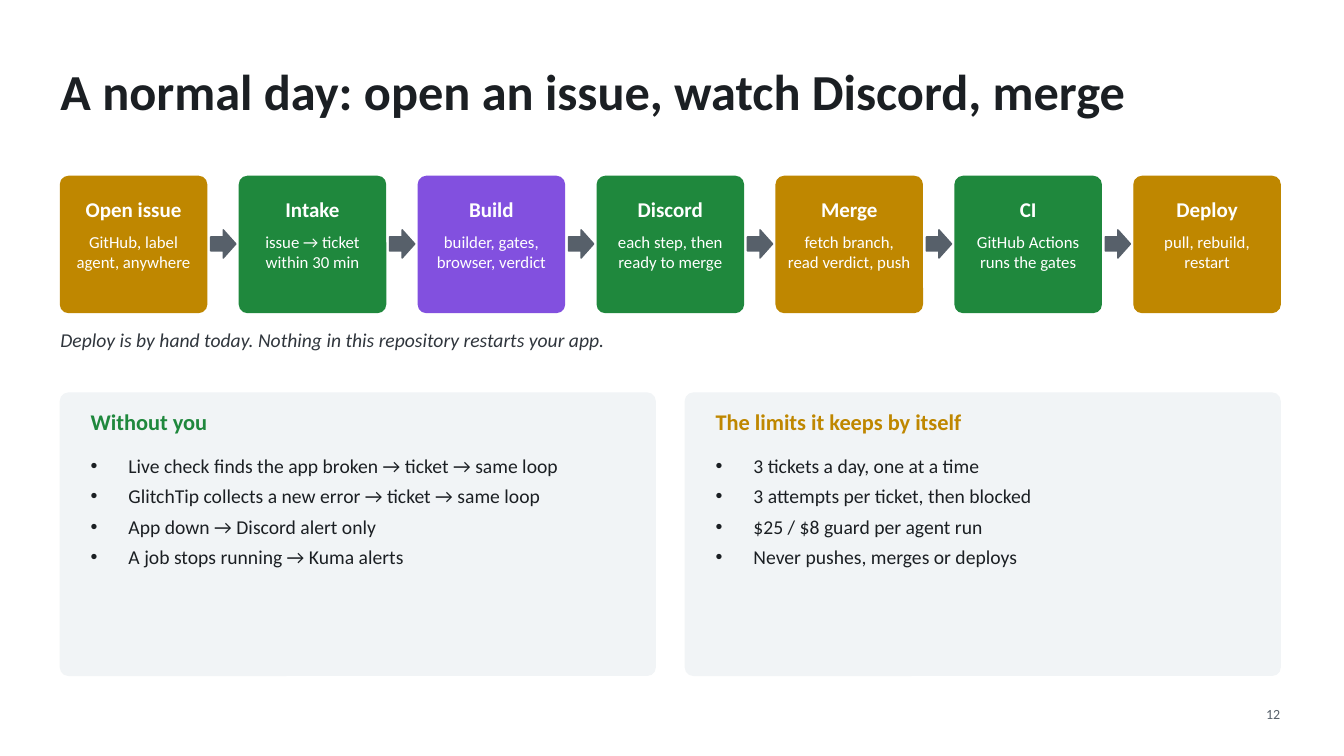
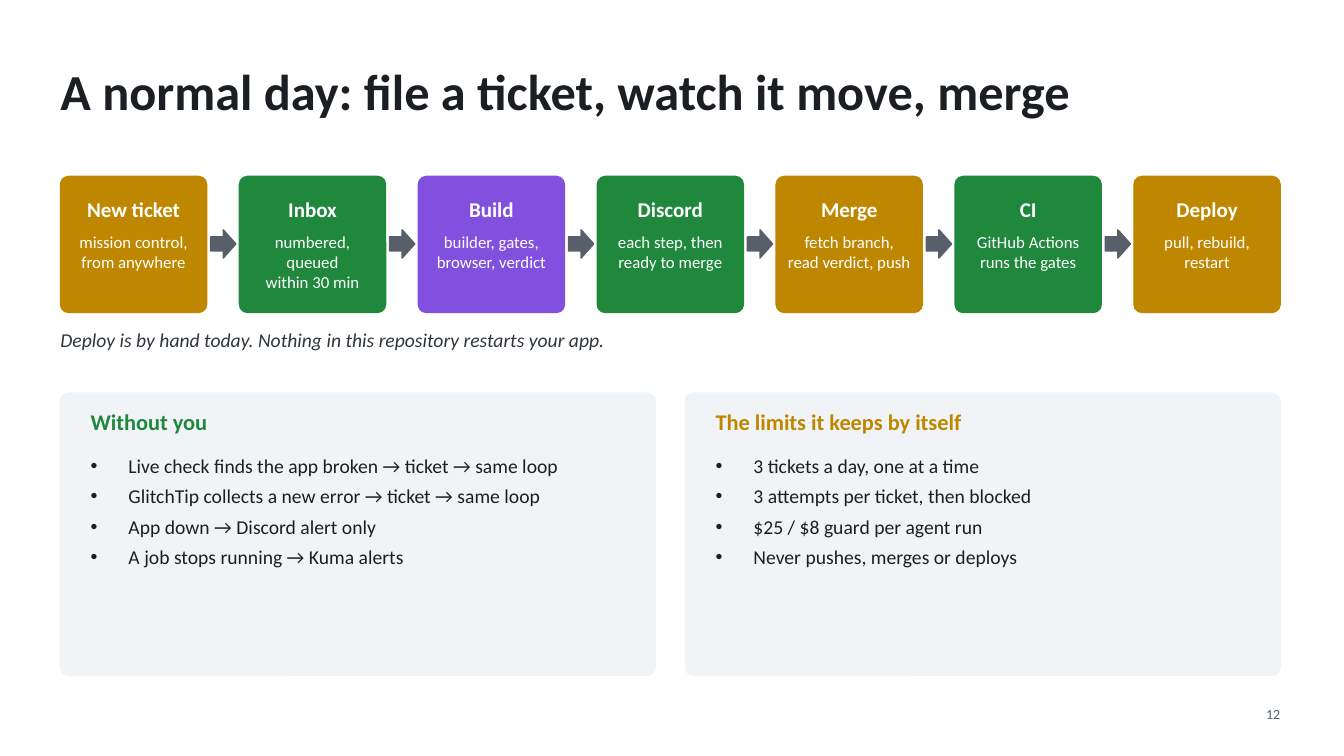
Before and after one commit to Chenophobia/Achentic, a slide deck: slide 12 of Deploy on Mac mini.pptx. Drawn at 1344x756 pixels with LibreOffice and Linux fonts; fonts in the diff are those of the drawing. Boxes give left, top, right and bottom in pixels: in the first picture for what was removed or moved away, otherwise in the second. Text is boxed around its words. In the diff, an @@ line names an element or a change of style, - is before the commit and + after.

```diff
--- a/Deploy on Mac mini.pptx
+++ b/Deploy on Mac mini.pptx
@@ title at [60,74,1069,119]: text changed @@
-A normal day: open an issue, watch Discord, merge
+A normal day: file a ticket, watch it move, merge
@@ text at [87,202,180,217]: text changed @@
-Open issue
+New ticket
@@ text at [288,202,337,217]: text changed @@
-Intake
+Inbox
@@ text at [79,236,188,271]: text changed @@
-GitHub, label
-agent, anywhere
+mission control,
+from anywhere
@@ text at [275,236,350,271]: text changed @@
-issue → ticket
+numbered, queued
```
Also in this commit, not shown: 4 other slides changed, 22 other files.
